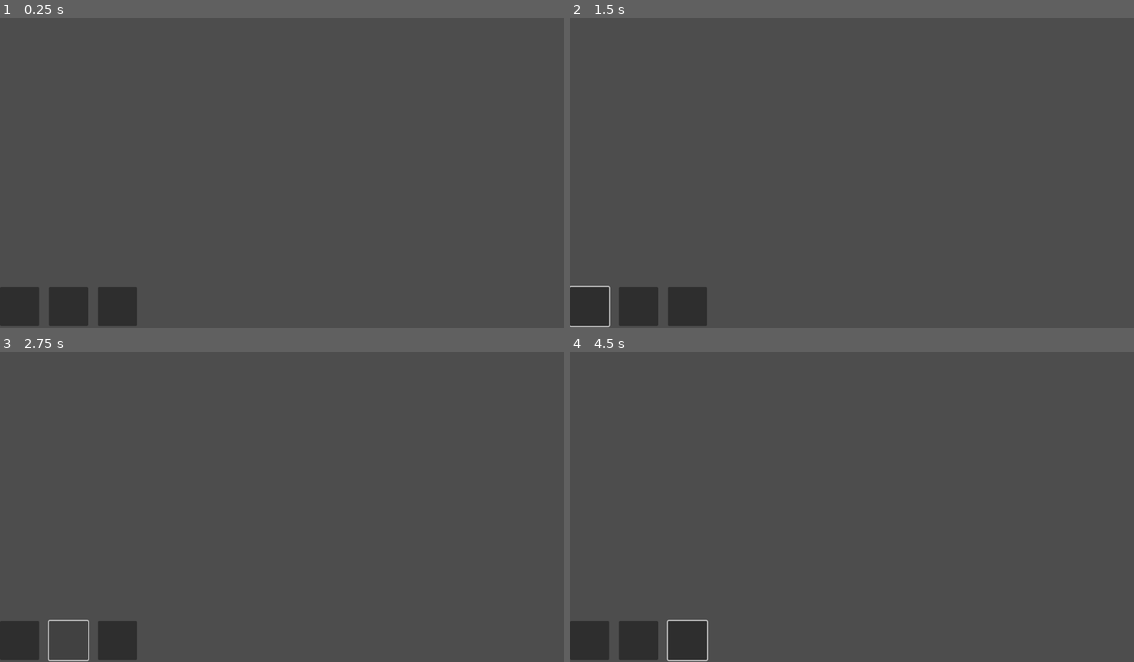
Above: before the commit, frames 1-4 (two rows, left to right).
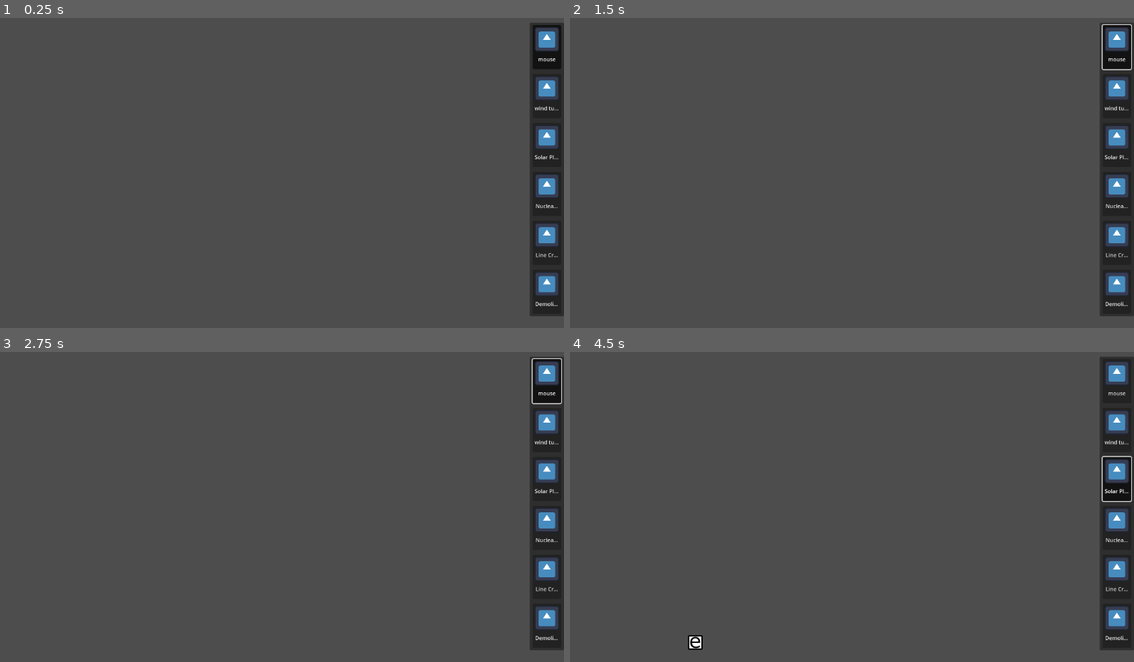
Above: after the commit, the same moments.

Repository: martiplanas/EcoGrid-TDR
Game: Godot game, scene res://Scenes/main_scene.tscn
The game is run twice, just before and just after one commit, with the same random seed, the same clock (stepped at 60 frames per second) and the same inputs. The engine's default icon, where the game draws it, is replaced by a stand-in: a white triangle on a blue panel in a dark square.
Inputs (mouse positions are in pixels of both pictures, inside the frame that each line leads up to):
- Up to frame 1 (0.25 s): no input
- Up to frame 2 (1.5 s): click (586, 306) at 0.52 s; click (1117, 45) at 1.25 s, where only the run after the commit has a clickable "mouse"
- Up to frame 3 (2.75 s): click (67, 640) at 2.02 s
- Up to frame 4 (4.5 s): click (1117, 429) at 2.75 s, where only the run after the commit has a clickable "wind turbine"; click (688, 640) at 3.52 s; click (1117, 479) at 4.25 s, where only the run after the commit has a clickable "Solar Plant"

The runs differ from the first frame. In frame 1, 7.5% of the frame differs, in the area x 0-100%, y 1-100%; in frame 2, 7.6%; in frame 3, 6.7%; in frame 4, 7.6%.

Commit message:
udated UI

Diff:
--- /dev/null
+++ b/Scenes/UIManager.gd
@@ -0,0 +1,48 @@
+extends Control
+
+var current_button_selected = 0;
+
+@onready var b0 = $PanelContainer/VBoxContainer/MouseMode
+@onready var b1 = $PanelContainer/VBoxContainer/Building_wt
+@onready var b2 = $PanelContainer/VBoxContainer/Building_sp
+@onready var b3 = $PanelContainer/VBoxContainer/Building_nc
+@onready var b4 = $PanelContainer/VBoxContainer/Line_creator
+@onready var b5 = $PanelContainer/VBoxContainer/Demolisher
+
+var buttons = {}
+
+# Called when the node enters the scene tree for the first time.
+func _ready():
+	buttons[0] = b0
+	buttons[1] = b1
+	buttons[2] = b2
+	buttons[3] = b3
+	buttons[4] = b4
+	buttons[5] = b5
+
+# Called every frame. 'delta' is the elapsed time since the previous frame.
+func _process(delta):
+	for b in buttons:
+		if b != current_button_selected:
+			buttons[b].button_pressed = false
+		elif b == current_button_selected:
+			buttons[b].button_pressed = true
+
+
+func _on_mouse_mode_pressed():
+	current_button_selected = 0;
+
+func _on_building_wt_pressed():
+	current_button_selected = 1;
+
+func _on_building_sp_pressed():
+	current_button_selected = 2;
+
+func _on_building_nc_pressed():
+	current_button_selected = 3;
+
+func _on_line_creator_pressed():
+	current_button_selected = 4;
+
+func _on_demolisher_pressed():
+	current_button_selected = 5;
--- a/Scenes/main_scene.tscn
+++ b/Scenes/main_scene.tscn
@@ -1,10 +1,19 @@
-[gd_scene load_steps=4 format=3 uid="uid://dvvh6edgstumi"]
+[gd_scene load_steps=8 format=3 uid="uid://dvvh6edgstumi"]
 
 [ext_resource type="Script" path="res://Scripts/MainScene.gd" id="1_elhwb"]
 [ext_resource type="Script" path="res://Scenes/TileMap.gd" id="2_0gomw"]
+[ext_resource type="Script" path="res://Scenes/UIManager.gd" id="3_a0bf0"]
+[ext_resource type="Texture2D" uid="uid://bxsexoyqgbndc" path="res://icon.svg" id="4_l1n4s"]
 
 [sub_resource type="TileSet" id="TileSet_8bv0a"]
 tile_size = Vector2i(32, 32)
+
+[sub_resource type="Theme" id="Theme_yp0pv"]
+
+[sub_resource type="Theme" id="Theme_abvlt"]
+Button/constants/icon_max_width = 50
+Button/font_sizes/font_size = 11
+VBoxContainer/constants/separation = 10
 
 [node name="MainScene" type="Node2D"]
 script = ExtResource("1_elhwb")
@@ -19,18 +28,20 @@
 anchors_preset = 0
 offset_right = 1152.0
 offset_bottom = 648.0
+script = ExtResource("3_a0bf0")
 
 [node name="GridContainer" type="GridContainer" parent="Control" groups=["ui"]]
+visible = false
 layout_mode = 1
-anchors_preset = 12
-anchor_top = 1.0
+anchors_preset = 11
+anchor_left = 1.0
 anchor_right = 1.0
 anchor_bottom = 1.0
-offset_top = -84.0
-grow_horizontal = 2
-grow_vertical = 0
-theme_override_constants/h_separation = 100
-columns = 9
+offset_left = -86.0
+grow_horizontal = 0
+grow_vertical = 2
+theme = SubResource("Theme_yp0pv")
+theme_override_constants/v_separation = 100
 
 [node name="Control" type="Control" parent="Control/GridContainer" groups=["ui"]]
 layout_mode = 2
@@ -41,6 +52,7 @@
 offset_bottom = 80.0
 grow_horizontal = 2
 grow_vertical = 2
+toggle_mode = true
 
 [node name="Control2" type="Control" parent="Control/GridContainer"]
 layout_mode = 2
@@ -62,6 +74,86 @@
 grow_horizontal = 2
 grow_vertical = 2
 
+[node name="PanelContainer" type="PanelContainer" parent="Control"]
+custom_minimum_size = Vector2(70, 600)
+layout_mode = 1
+anchors_preset = 6
+anchor_left = 1.0
+anchor_top = 0.5
+anchor_right = 1.0
+anchor_bottom = 0.5
+offset_left = -8.0
+offset_top = -22.0
+offset_bottom = 22.0
+grow_horizontal = 0
+grow_vertical = 2
+
+[node name="VBoxContainer" type="VBoxContainer" parent="Control/PanelContainer"]
+layout_mode = 2
+size_flags_horizontal = 4
+size_flags_vertical = 4
+theme = SubResource("Theme_abvlt")
+alignment = 1
+
+[node name="MouseMode" type="Button" parent="Control/PanelContainer/VBoxContainer"]
+layout_mode = 2
+toggle_mode = true
+text = "mouse"
+icon = ExtResource("4_l1n4s")
+icon_alignment = 1
+vertical_icon_alignment = 0
+
+[node name="Building_wt" type="Button" parent="Control/PanelContainer/VBoxContainer"]
+layout_mode = 2
+toggle_mode = true
+text = "wind turbine"
+icon = ExtResource("4_l1n4s")
+text_overrun_behavior = 3
+icon_alignment = 1
+vertical_icon_alignment = 0
+
+[node name="Building_sp" type="Button" parent="Control/PanelContainer/VBoxContainer"]
+layout_mode = 2
+toggle_mode = true
+text = "Solar Plant"
+icon = ExtResource("4_l1n4s")
+text_overrun_behavior = 3
+icon_alignment = 1
+vertical_icon_alignment = 0
+
+[node name="Building_nc" type="Button" parent="Control/PanelContainer/VBoxContainer"]
+layout_mode = 2
+toggle_mode = true
+text = "Nuclear central"
+icon = ExtResource("4_l1n4s")
+text_overrun_behavior = 3
+icon_alignment = 1
+vertical_icon_alignment = 0
+
+[node name="Line_creator" type="Button" parent="Control/PanelContainer/VBoxContainer"]
+layout_mode = 2
+toggle_mode = true
+text = "Line Creator"
+icon = ExtResource("4_l1n4s")
+text_overrun_behavior = 3
+icon_alignment = 1
+vertical_icon_alignment = 0
+
+[node name="Demolisher" type="Button" parent="Control/PanelContainer/VBoxContainer"]
+layout_mode = 2
+toggle_mode = true
+text = "Demolish"
+icon = ExtResource("4_l1n4s")
+text_overrun_behavior = 3
+icon_alignment = 1
+vertical_icon_alignment = 0
+
 [connection signal="pressed" from="Control/GridContainer/Control/Mousemode" to="." method="_on_mousemode_pressed"]
 [connection signal="pressed" from="Control/GridContainer/Control2/WindTurbineBuild" to="." method="_on_wind_turbine_build_pressed"]
 [connection signal="pressed" from="Control/GridContainer/Control3/SolarPanelBuild" to="." method="_on_solar_panel_build_pressed"]
+[connection signal="pressed" from="Control/PanelContainer/VBoxContainer/MouseMode" to="Control" method="_on_mouse_mode_pressed"]
+[connection signal="pressed" from="Control/PanelContainer/VBoxContainer/Building_wt" to="Control" method="_on_building_wt_pressed"]
+[connection signal="pressed" from="Control/PanelContainer/VBoxContainer/Building_sp" to="Control" method="_on_building_sp_pressed"]
+[connection signal="pressed" from="Control/PanelContainer/VBoxContainer/Building_nc" to="Control" method="_on_building_nc_pressed"]
+[connection signal="pressed" from="Control/PanelContainer/VBoxContainer/Line_creator" to="Control" method="_on_line_creator_pressed"]
+[connection signal="pressed" from="Control/PanelContainer/VBoxContainer/Demolisher" to="Control" method="_on_demolisher_pressed"]
--- a/Scripts/MainScene.gd
+++ b/Scripts/MainScene.gd
@@ -8,12 +8,14 @@
 var occupied_positions = {}
 
 #---Buildings Avalible---
-var wt_avalible = 0
-var sp_avalible = 0
-var nc_avalible = 0
+var wt_avalible = 1
+var sp_avalible = 3
+var nc_avalible = 10
 
 #0=nobuilding/1=wt/2=sp/3=nc
-var buildingSelected = 0
+var button_selected = 0
+var buildmode = false
+@onready var ui_manager = get_node("Control")
 
 func _ready():
 	set_process_input(true)
@@ -21,22 +23,53 @@
 func _input(event):
 	if event is InputEventMouseButton:
 		if event.pressed and event.button_index == MOUSE_BUTTON_LEFT:
-			place_building(event.position)
+			if buildmode:
+				place_building(event.position)
+
+func _process(delta):
+	button_selected = ui_manager.current_button_selected
+
+	if button_selected == 1 or button_selected == 2 or button_selected == 3:
+		buildmode = true
+	else:
+		buildmode = false
 
 func place_building(position):
-	if buildingSelected != 0:
-		var grid_position = snap_to_grid(position)
-		if grid_position not in occupied_positions && !is_mouse_over_ui():
-			if buildingSelected == 1:
-				if wt_avalible >= 1:
-					var new_building = WindTurbineScene.instantiate()
-					wt_avalible -= 1
-					print("Building created on", str(position))
-					add_child(new_building)
-					new_building.position = grid_position
-					occupied_positions[grid_position] = new_building
-		else:
-			print("Place ocupied")
+	var grid_position = snap_to_grid(position)
+	print("z")
+	if grid_position not in occupied_positions && !is_mouse_over_ui():
+		print("a")
+		if button_selected == 1:
+			if wt_avalible >= 1:
+				var new_building = WindTurbineScene.instantiate()
+				wt_avalible -= 1
+				print("Building created on", str(position))
+				add_child(new_building)
+				new_building.position = grid_position
+				occupied_positions[grid_position] = new_building
+			else:
+				print("You don't have enough buildings of this type")
+		elif button_selected == 2:
+			if sp_avalible >= 1:
+				print("b")
+				var new_building = WindTurbineScene.instantiate()
+				sp_avalible -= 1
+				print("Building created on", str(position))
+				add_child(new_building)
+				new_building.position = grid_position
+				occupied_positions[grid_position] = new_building
+			else:
+				print("You don't have enough buildings of this type")
+		elif button_selected == 3:
+			if nc_avalible >= 1:
+				var new_building = WindTurbineScene.instantiate()
+				nc_avalible -= 1
+				print("Building created on", str(position))
+				add_child(new_building)
+				new_building.position = grid_position
+				occupied_positions[grid_position] = new_building
+			else:
+				print("You don't have enough buildings of this type")
 
 func snap_to_grid(position):
 	# Calculate the nearest grid point
@@ -44,19 +77,6 @@
 	position.y = round(position.y / GRID_SIZE) * GRID_SIZE
 	return position
 
-func _on_mousemode_pressed():
-	buildingSelected = 0
-	print("Building Selected: ", buildingSelected)
-
-func _on_wind_turbine_build_pressed():
-	buildingSelected = 1
-	print("Building Selected: ", buildingSelected)
-
-func _on_solar_panel_build_pressed():
-	buildingSelected = 0
-	#print("Building Selected: ", buildingSelected)
-	wt_avalible += 1
-
 func is_mouse_over_ui():
 	var ui_elements = get_tree().get_nodes_in_group("ui")
 	for element in ui_elements:
